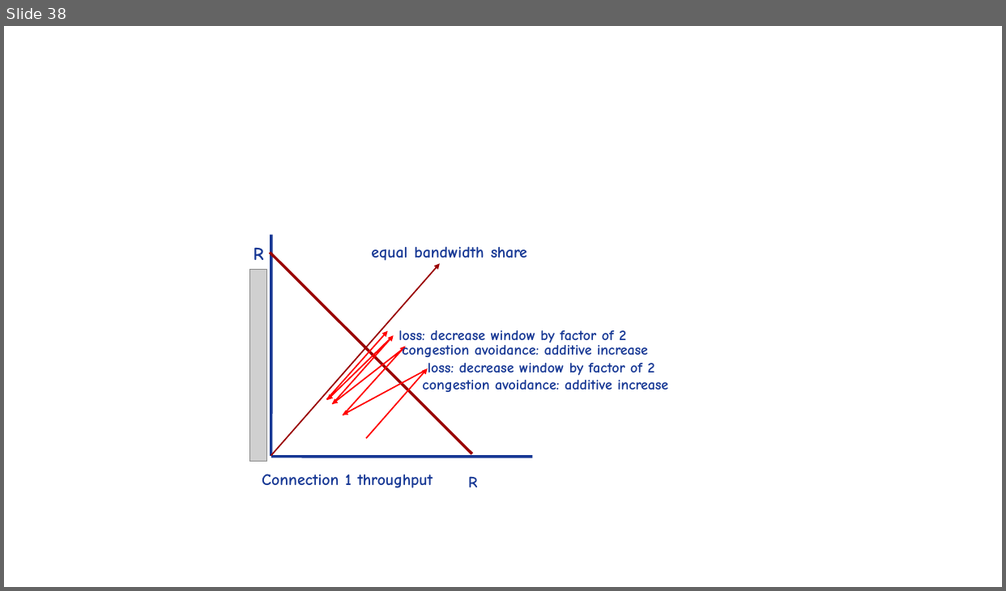
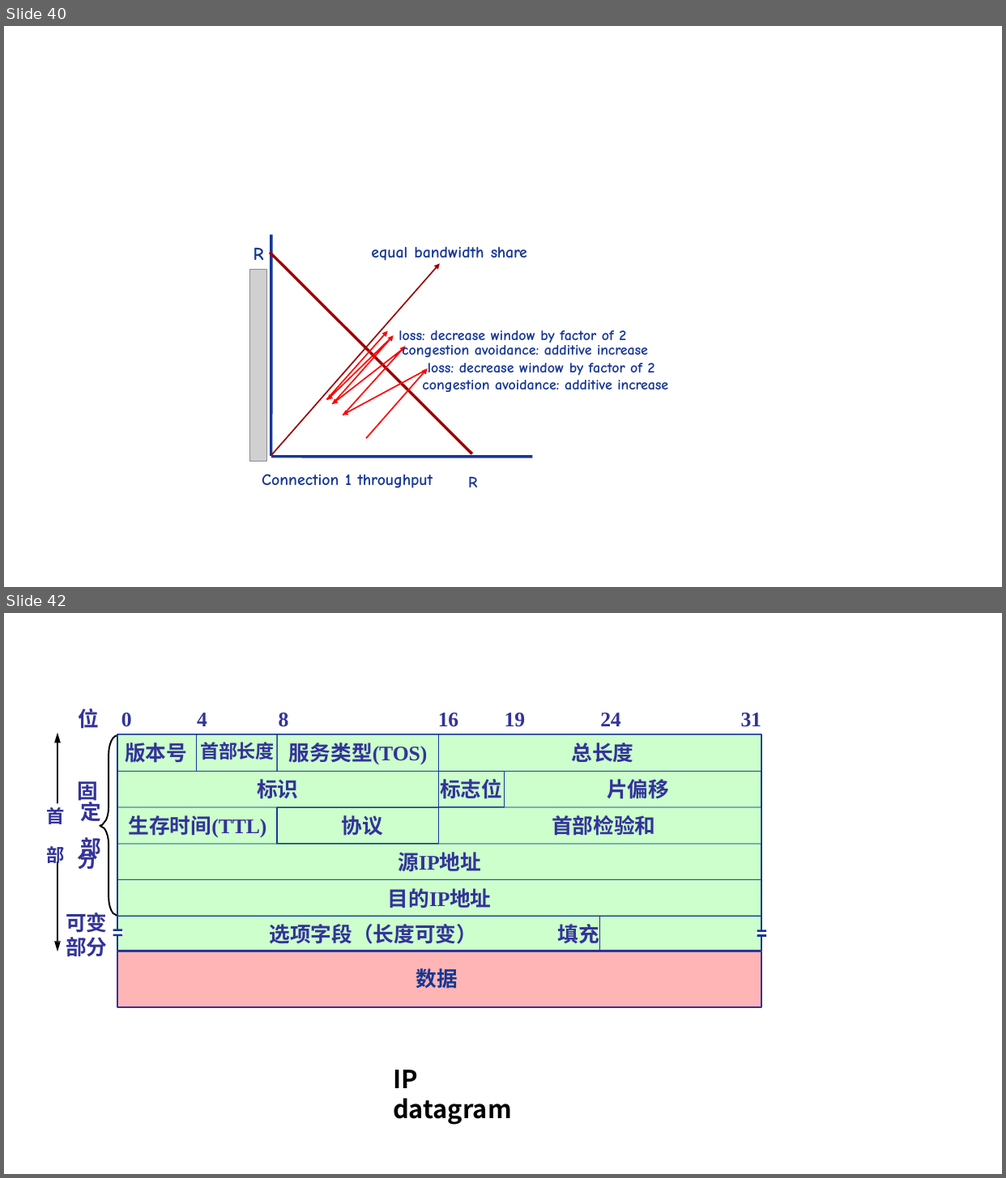
Before and after one commit to guofei9987/a, a slide deck: computer/network/计算机网络-素材.pptx. Shown one above the other, each under a label of ours: slide 38 before the commit, slides 40 and 42 after it; the slides between them are not shown. The pictures are 1006x591 and 1006x1178 pixels, drawn with LibreOffice and Linux fonts; fonts in the diff are those of the drawing; grey boxes stand for pictures. Boxes give left, top, right and bottom in pixels: in the first picture for what was removed or moved away, otherwise in the second. Text is boxed around its words. In the diff, an @@ line names an element or a change of style, - is before the commit and + after.

```diff
--- a/computer/network/计算机网络-素材.pptx
+++ b/computer/network/计算机网络-素材.pptx
@@ slide 42 added at box(4, 613, 1002, 1174), background #FFFFFF @@
@@ group added at box(39, 709, 767, 1007): 15 texts, 13 freeform shapes, 6 rectangles @@
+可变
+部分
+固
+首 定
+部 部
+分
+位 0
+4
+8
+16 19 24 31
+标志位
+生存时间(TTL)
+协议
+标识
+片偏移
+首部检验和
+源IP地址
+目的IP地址
+选项字段（长度可变） 填充
+数据
+版本号
+服务类型(TOS)
+总长度
+首部长度
@@ text added at box(393, 1070, 512, 1125), 24 pt, text #000000, bold @@
+IP datagram
@@ what was slide 38 is now slide 40 @@
```
Also in this commit, not shown: 2 slides changed, 2 other slides added, 1 slide removed.
